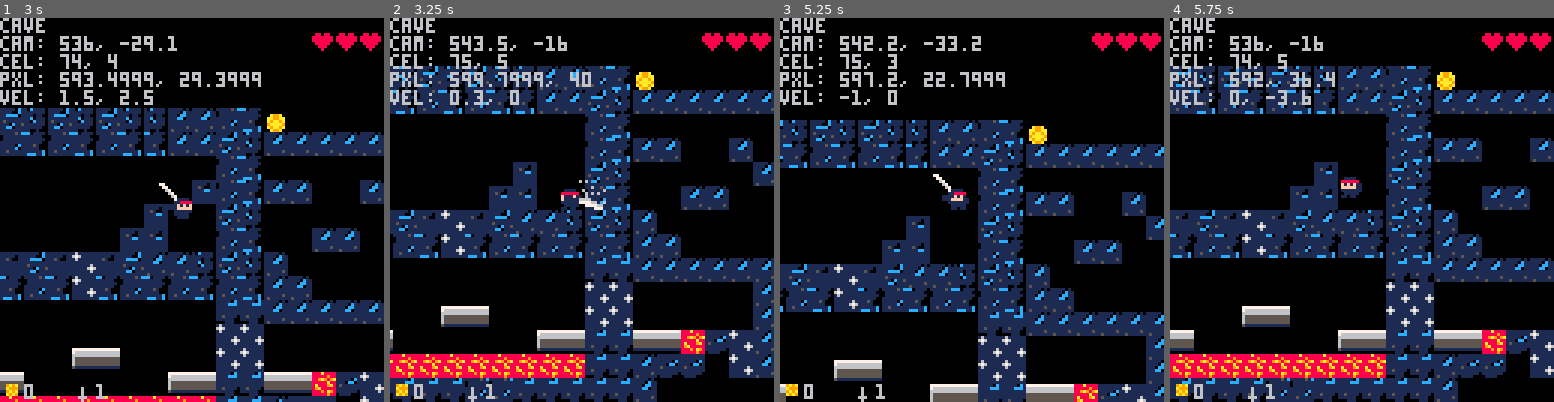
Above: before the commit, frames 1-4 (left to right).
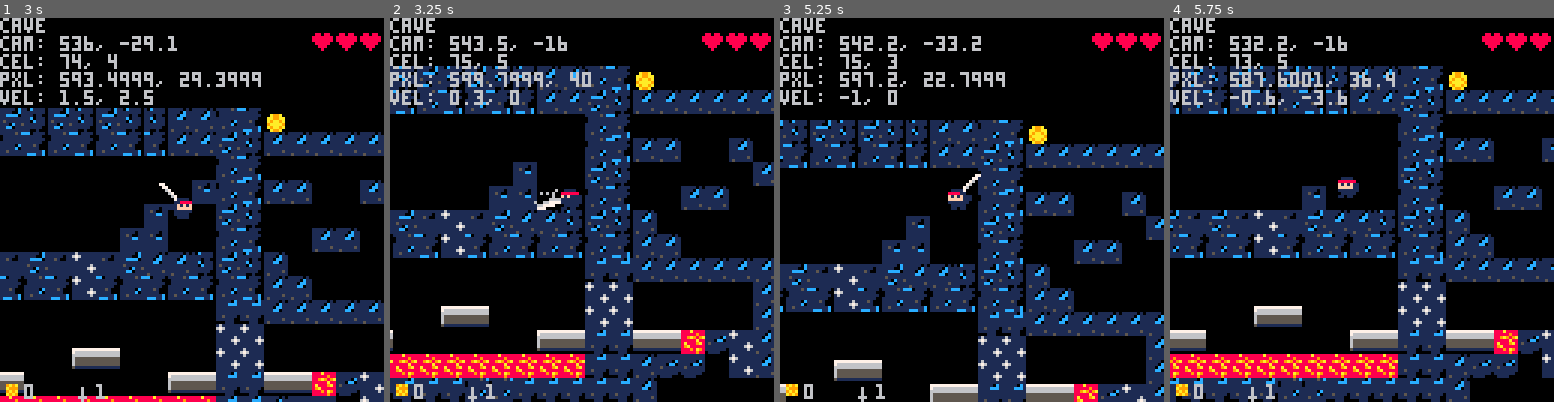
Above: after the commit, the same moments.

Repository: gubblebozer/pico8
Game: PICO-8 cartridge kylen1.p8
Two runs of this game, one before a commit and one after it. Both use one fixed random seed, a clock stepped at 60 frames per second and the inputs below.
Inputs:
- Up to frame 1 (3 s): tap X (X key) at 0.33, 1.07, 1.85, 2.97 s; tap O (Z key) at 0.7, 1.7, 2.1, 2.5, 2.9 s; hold Right 1.6-2.1 s; hold Up 2.15-2.42 s; hold Right from 2.47 s (still down)
- Up to frame 2 (3.25 s): release Right at 3.03 s; hold Left from 3.08 s (still down)
- Up to frame 3 (5.25 s): tap O (Z key) every 0.4 s from 3.3 to 4.9 s; release Left at 3.58 s; hold Down 3.63-3.97 s; hold Right 4.02-4.68 s; tap X (X key) at 4.08, 5.2 s; hold Up 4.73-5.03 s; hold Left from 5.08 s (still down)
- Up to frame 4 (5.75 s): tap O (Z key) at 5.3, 5.7 s; release Left at 5.68 s; hold Down from 5.73 s (still down)

Frame 1 is identical in both runs. In frame 2, 0.3% of the frame differs, in the area x 37-57%, y 42-50%; in frame 3, 0.2%; in frame 4, 23%, in the area x 0-100%, y 4-100%.

Commit message:
Left-facing sword swipe.  Added "whoosh" sound.

Diff:
--- a/kylen1.p8
+++ b/kylen1.p8
@@ -395,15 +395,25 @@
    mset(g.cx, g.cy-1, 0)
    sfx(8) -- xxx
   end
-  if g.swing_fr>2 and fget(mget(g.cx+1,g.cy-1), flag.destroyable) then
-   mset(g.cx+1, g.cy-1, 0)
-   sfx(8) -- xxx
-  end
-  if g.swing_fr>5 and fget(mget(g.cx+1,g.cy), flag.destroyable) then
-   mset(g.cx+1, g.cy, 0)
-   sfx(8) -- xxx
-  end
-  if g.swing_fr>9 then
+  if g.swing_fr>2 then
+   if g.left and fget(mget(g.cx-1,g.cy-1), flag.destroyable) then
+    mset(g.cx-1, g.cy-1, 0)
+    sfx(8) -- xxx
+   elseif not g.left and fget(mget(g.cx+1,g.cy-1), flag.destroyable) then
+    mset(g.cx+1, g.cy-1, 0)
+    sfx(8) -- xxx
+   end
+  end
+  if g.swing_fr>5 then
+   if g.left and fget(mget(g.cx-1,g.cy), flag.destroyable) then
+    mset(g.cx-1, g.cy, 0)
+    sfx(8) -- xxx
+   elseif not g.left and fget(mget(g.cx+1,g.cy), flag.destroyable) then
+    mset(g.cx+1, g.cy, 0)
+    sfx(8) -- xxx
+   end
+  end
+  if g.swing_fr>=10 then
    g.swing=false
   end
  end
@@ -415,6 +425,7 @@
   else
    g.swing=true
    g.swing_fr=0
+   sfx(11)
   end
  end
 
@@ -436,16 +447,30 @@
    spr(g.fb + (g.f/2), g.x, g.y, 1, 1, g.left)
   end
   if g.swing then
-   if g.swing_fr < 2 then
-    spr(192, g.x-8, g.y-8, 2, 2)
-   elseif g.swing_fr < 4 then
-    spr(194, g.x-8, g.y-8, 2, 2)
-   elseif g.swing_fr < 7 then
-    spr(196, g.x, g.y-8, 2, 2)
-   elseif g.swing_fr < 10 then
-    spr(198, g.x, g.y-8, 2, 2)
+   if g.left then
+    if g.swing_fr < 2 then
+     spr(192, g.x, g.y-8, 2, 2, g.left)
+    elseif g.swing_fr < 4 then
+     spr(194, g.x, g.y-8, 2, 2, g.left)
+    elseif g.swing_fr < 6 then
+     spr(196, g.x-8, g.y-8, 2, 2, g.left)
+    elseif g.swing_fr < 8 then
+     spr(198, g.x-8, g.y-8, 2, 2, g.left)
+    else
+     spr(200, g.x-8, g.y-8, 2, 2, g.left)
+    end
    else
-    spr(200, g.x-8, g.y-8, 2, 2)
+    if g.swing_fr < 2 then
+     spr(192, g.x-8, g.y-8, 2, 2)
+    elseif g.swing_fr < 4 then
+     spr(194, g.x-8, g.y-8, 2, 2)
+    elseif g.swing_fr < 6 then
+     spr(196, g.x, g.y-8, 2, 2)
+    elseif g.swing_fr < 8 then
+     spr(198, g.x, g.y-8, 2, 2)
+    else
+     spr(200, g.x, g.y-8, 2, 2)
+    end
    end
   end
  end
@@ -639,11 +664,11 @@
 00000000000000000000000000000000000000006760676000000000000000000000000000000000000000000000000000000000000000000000000000000000
 00000000000000000000000000000000000000006666666600000000000000000000000000000000000000000000000000000000000000000000000000000000
 cccccccccccccccccccccccccccccccccccccccccccccccccccccccccccccccccccccccccccccccc222222222222222200000000000000000000000000000000
-cccccccccccccccccccccccccccccccccccccccccccccccccccccccccccccccccccccccccccccccc222223322222233200000000000000000000000000000000
+cccccccccccccccccccccccccccccccccccccccccccccccccccccccccccccccccccccccccccccccc222223322222233212121212121212121212121212121212
 cccccccccccccccccccccccccccccccccccccccccccccccccccccccccccccccccccccccccccccccc222223222222232200000000000000000000000000000000
-cccccccccccccccccccccccccccccccccccccccccccccccccccccccccccccccccccccccccccccccc222288222228882200000000000000000000000000000000
+cccccccccccccccccccccccccccccccccccccccccccccccccccccccccccccccccccccccccccccccc222288222228882212121212121212121212121212121212
 cccccccccccccccccccccccccccccccccccccccccccccccccccccccbbbbbbbbbbbbbbbbbcccccccc222887822288878200000000000000000000000000000000
-cccccccc44ccccccccccccccccccccc44ccccccccccccccccccccccbbbbbbbbbbbbbbbbbcccccccc222888822288888200000000000000000000000000000000
+cccccccc44ccccccccccccccccccccc44ccccccccccccccccccccccbbbbbbbbbbbbbbbbbcccccccc222888822288888212121212121212121212121212121212
 ccccccc4444ccccccccccccccccccc4444cccccccccccccccccccccbbbbbbbbbbbbbbbbbcccccccc222288222288888200000000000000000000000000000000
 cccccc444444ccccccccccccccccc444444ccccccccccccccccccccbbbbbbbbbbbbbbbbbcccccccc222222222228882200000000000000000000000000000000
 ccccc44444444ccccccccccccccc44444444cccccccccccccccccccbbbbbbbbbbbbbbbbbbbbccccc00000000bbbb33bb00000000000000000000000000000000
@@ -675,17 +700,17 @@
 222222222222222222222227722222222222222222222222222222222222222222222222222222220000000000000000200ffff2200000020000fff222000022
 2222222222222222222222667722222222222222222222222222222222222222222222222222222200000000000000002000000200ff0f02000000022000ff52
 2222772222222222222222226772222222222222222222222222222222222222222222222222222200000000000000002000000200fffff22000022220000502
-22222772222222222222222266772222222222222262622222222222222222222222222222222222000000000000000022000022200000022000002222000022
-22222267222222222222222226672222222222222622622222222226262222222222222222222222000000000000000022000022200000222000022222022022
-22222226722222222222222226672222222222226262262222222222222222222222222222222222000000000000000022022022202202222022022220222202
-22222222672222222222222222677222222222222626666222222222222622222222222222222222000000000000000000000000222222222200002222000022
-22222222271222222222222222211222222222622666777222222222622222262222222222222222000000000000000000000000220000222000000220ffff02
+22222772222222222222222266772222222222222222222222222222222222222222222222222222000000000000000022000022200000022000002222000022
+22222267222222222222222226672222222222222222622222222222222222222222222222222222000000000000000022000022200000222000022222022022
+22222226722222222222222226672222222222222262262222222222222222222222222222222222000000000000000022022022202202222022022220222202
+22222222672222222222222222677222222222222622666222222222222222222222222222222222000000000000000000000000222222222200002222000022
+22222222271222222222222222211222222222622266777222222222622222222222222222222222000000000000000000000000220000222000000220ffff02
 22222222211222222222222222111222221112262677722222222222262626222222222222222222000000000000000000000000288888820000f0f200f0f0f2
-2222222111222222222222222111222222111116777222222211222226222222222222222222222200000000000000000000000000f0f0f22000000200fffff2
-2222222111222222222222222112222222111117722222222211111666622222222222222222222200000000000000000000000000fffff22206602220000002
-22222222222222222222222222222222222222222222222222111117777662262222227777777622000000000000000000000000200000022200002222000022
-22222222222222222222222222222222222222222222222222222222277776622222222266666622000000000000000000000000200000222200002222000022
-22222222222222222222222222222222222222222222222222222222222277722222222222226262000000000000000000000000220220222202202222022022
+2222222111222222222222222111222222111116777222222211222226222222221122222222222200000000000000000000000000f0f0f22000000200fffff2
+2222222111222222222222222112222222111117722222222211111666622222221112222222222200000000000000000000000000fffff22206602220000002
+22222222222222222222222222222222222222222222222222111117777662262211111772222222000000000000000000000000200000022200002222000022
+22222222222222222222222222222222222222222222222222222222277776622222111777222222000000000000000000000000200000222200002222000022
+22222222222222222222222222222222222222222222222222222222222277722222222222222222000000000000000000000000220220222202202222022022
 00000000000000000000000000000000000000000000000000000000000000000000000000000000000000000000000000000000000000002200002222222222
 000000000000000000000000000000000000000000000000000000000000000000000000000000000000000000000000000000000000000020ffff0222000022
 000000000000000000000000000000000000000000000000000000000000000000000000000000000000000000000000000000000000000000f0f0f220000002
@@ -837,164 +862,164 @@
 0000000000000000000000000000000000000000000000000000000000000000000000000000000000000000000000000000000000000000000000000000000000000000000000000000000000000000000000000000000000000000000000000000000000000000000000000000000000000000000000000000000000000000
 __map__
 2020202020202020202020202020202020202020202020202020202020202020202000000000005252525252525252524445424342434243424342434243444041404140414041404141434350512100000000000000000000000000004242424242424242424200000000000000000000000000000000000000000000000000
-20208283848582838485202086878889868788892020202020202020202020200e0f00000000005200212121000052525455525352535253525352535253545051505150515051505151434340414343434343434343434343000021210000000000000000004200000000000000000000000000000000000000000000000000
-20209293949592939495202096979899969898992020202020202020202020201e1f00000000005421520021215452524041000000000000000021212100212100000000210000000000000050510000000000000000006a435b5a00005b5a000000000000004200000000000000000000000000000000000000000000000000
-2020a2a3a4a5a2a3a4a50c20a6a7a8a9a6a7a8a9202020202020202020202c2d2e2f00000000005400000000005452525052424200000000000000520021212100000000000000000000004250514343000043000000006a43212121000000534242000000004200000000000000000000000000000000000000000000000000
-2012b2b3b4b5b2b3b4b52020b6b7b8b9b6b7b8b9202020202020202020203c3d3e3f0000000000545400000052545252404100422152525252510052000040410000000000002121214221214041000000000043430000006200005b5a0000534242000000004200000000404354435443000000000000000000000000000000
-1010101010101010101010101010101010101010101010101010101010101010101000000000000054545400005452525051214242525221522121525000404041000000212121214242212150510000434300004300000062000000000000534242000000524243435443510000000043000000000000000000000000000000
-1010101010101010101010101010101010101010101010101010101010101010101000000000000000005441214242524040212142425221212152520021404040444044404462444043434140414300000000005e004343435b5a00000000005300004242520000000000000043430043000000000000000000000000000000
-10101010101010101010101010101010101010101010101010101010101010101010000000000000000000420000424240402121626221212121212121504040505150515051625150515051505143436e6e6e6e6e6e212143424253535353530000004253530000000000000043430043000000000000000000000000000000
-1010101010101010101010101010101010101010101010101010101010101010101000000000000000000042410000002121212121212121525221212121404000000000000000000000006e52524343434343436e6e6e6e6e6e4200000000000000000000535b5a00005b5a0043006d43000000000000000000000000000000
-1616161616161616161616161616161600000000001616161616161616161616161616161616161616160042424242424016534140522121005200215252404000000000000000000000006e62626e6e216e6e435b5a6e6e6e6e4200424242420042425300535353000000000053766d66434300000000000000000000000000
-161616161616161616161616161616160000000000161616161616161616161616161616161616161621212121212100401600410052400000520040005240405b00000000005b5a0000002162626e6e6e6e6e436e6e6e6e5b5a42004200000000000000005353535b5a00000053004300004300000000000000000000000000
-1616161616161616161616161616161600000000001616161616161616161616161616161616161616160000000000004053004100000000525200000000404021005b5a2121212121215b5a52525a5a635362436e6e6e6e6e5c420042006a6a00000000005353530000005b5a53430043004300000000000000000000000000
-1616161616161616161616161616161600000000001616161616161616161616161616161616161616160000000000004016214040404040404040404040405263636363636363636363636352524353532162436e5b5a6e6e6e426a6a6a6a6a6a6a0000000000000000000000fe000000000043434343000000000000000000
-161616161616161616161616161616160000000000161616161616161616161616161616161616161616000000000000401653404040404040404040404040525252525252525250505252525252436e6e6e6e6e6e6e6e424242424242425353787843535353535353535353fefe434300430043fe0043000000000000000000
-0000000000000000000000000000000000000000001616161616161616161616161616164243424342434243424342434216004041000000000000000000000000434300000000000000006e4343436e6e6e5b5a5a6e426e6e6e6e004343787878787800000000000000000000fe000000427543fe0043000000000000000000
-0000000000000000000000000000000000000000001616161616161616161616161616165253525352535253525352535253005051000000000000000000000000434300000000000000006e4343436e486e6e6e6e6e4278784343437878787878787878000000000043434343fe004343434343fe0043000000000000000000
-4a4a4a4a4a4a484a4a4a4a004a4a4a4a4a4a484a4a4a4a000000000000000000000000006061000000000000000000000000004041000000000000000000000000434300000000000000006e464643494949494949426e6e784378787878787878787878000000000000004300fe000000000000400043000000000000000000
-4946464646464646464649004946464646464646464649000000000000000000000000004161000000000000000000000000535051000000000000000000000000434300000000465200006e434374744343434343436e4343436e43434300000078786b6b0000000043004343fe434343002100210043000000000000000000
-4921212121212121212149004900000000000000000049000000000000000000000000004243424342434243424342434342434041000000000000000000000000434300000048465200006e43437474436e6e6e6e6e6e6e6e6e6e4300430000000000005b5a00000043fefe79fe212121004321214243000000000000000000
-4921212121212121212149004916161621161616160049000000000000000000000000005253525352535253525352535352535051000000000000000000000000434343434343434343434343437443436e4343434343434343434300435b5a000073737373000000435afefefefe215b5a4321212143000000000000000000
-472121215b21212121214700471616212121211616004700000000000000000000000000000000000000000000000000000000000000000000000000000000000043434343434343434343434343746e6e6e436e6e6e6e6e6e6e6e000043737373737373737373000043fe000000fe6600004375757543000000000000000000
-475a5a2121215b5a212147004721212116162121210047000000000000000000000000000000000000000000000000000000000000000000000000000000000000000000004460610000000000000043434343000000000000000000004343434343434343434343434343434343fe4343434343434343000000000000000000
-4921212121212121212149004916161616212121210049000000000000000000000000000000000000000000000000000000000000000000000000000000000000000000004443610000434343434343000000000000000000000000210021000000fefefefefefefefefefefefefefefefe0000000000000000000000000000
-4921215b5a2121212121490049161621212116162100490000000000000000000000000000000000000000000000000000000000000000000000000000000000000000000044435a005b434472727200000000000021212100212100000000000000fefefefefefefefefefefefefefefefe0000000000000000000000000000
-49215b21212121215b5a49004916212121212121212149000000000000000000000000000000000000000000000000000000000000000000000000000000000000000000004443757575434472727272727200000000000000000000000000000000fefefefefefefefefefefefefefefefe0000000000000000000000000000
-4921212121212121212149004916161616161616160049000000000000000000000000000000000000000000000000000000000000000000000000000000000000000000004443434343434400000000000000000000000000000000000000000000fefefefefefefefefefefefefefefefe0000000000000000000000000000
-4a4a4a4a4a574a4a4a4a4a004a4a4a4a4a574a4a4a4a4a000000000000000000000000000000000000000000000000000000000000000000000000000000000000000000000000000000000000000000000000000000000000000000000000000000fefefefefefefefefefefefefefefefe0000000000000000000000000000
-1616161616161616160000000000000000000000000000000000000000000000000000000000000000000000000000000000000000000000000000000000000000000000000000000000000000000000000000000000000000000000000000000000fefefefefefefefefefefefefefefefe0000000000000000000000000000
-0000000000000000000000000000000000000000000000000000000000000000000000000000000000000000000000000000000000000000000000000000000000000000000000000000000000000000000000000000000000000000000000000000fefefefefefefefefefefefefefefefe0000000000000000000000000000
-0000000000000000000000000000000000000000000000000000000000000000000000000000000000000000000000000000000000000000000000000000000000000000000000000000000000000000000000000000000000000000000000000000000000000000000000000000000000000000000000000000000000000000
-0000000000000000000000000000000000000000000000000000000000000000000000000000000000000000000000000000000000000000000000000000000000000000000000000000000000000000000000000000000000000000000000000000000000000000000000000000000000000000000000000000000000000000
-0000000000000000000000000000000000000000000000000000000000000000000000000000000000000000000000000000000000000000000000000000000000000000000000000000000000000000000000000000000000000000000000000000000000000000000000000000000000000000000000000000000000000000
-…(130 lines of a section not shown)…
+20208283848582838485202086878889868788892020202020202020202020200e0f00000000005200212121000052525455525352535253525352535253545051505150515051505151434340414343434343434343434343000021210000000000000000004221212121212121212121212121212121212121212121212121
+20209293949592939495202096979899969898992020202020202020202020201e1f00000000005421520021215452524041000000000000000021212100212100000000210000000000000050510000000000000000006a435b5a00005b5a000000000000004221212121212121212121212121212121212121212121212121
+2020a2a3a4a5a2a3a4a50c20a6a7a8a9a6a7a8a9202020202020202020202c2d2e2f00000000005400000000005452525052424200000000000000520021212100000000000000000000004250514343000043000000006a43212121000000534242000000004221212121212121212121212121212121212121212121212121
+2012b2b3b4b5b2b3b4b52020b6b7b8b9b6b7b8b9202020202020202020203c3d3e3f0000000000545400000052545252404100422152525252510052000040410000000000002121214221214041000000000043430000006200005b5a0000534242000000004221212121404354435443212121212121212121212121212121
+1010101010101010101010101010101010101010101010101010101010101010101000000000000054545400005452525051214242525221522121525000404041000000212121214242212150510000434300004300000062000000000000534242000000524243435443510000000043212121212121212121212121212121
+1010101010101010101010101010101010101010101010101010101010101010101000000000000000005441214242524040212142425221212152520021404040444044404462444043434140414300000000005e004343435b5a00000000005300004242520000000000000043430043212121212121212121212121212121
+10101010101010101010101010101010101010101010101010101010101010101010000000000000000000420000424240402121626221212121212121504040505150515051625150515051505143436e6e6e6e6e6e212143424253535353530000004253530000000000000043430043212121212121212121212121212121
+1010101010101010101010101010101010101010101010101010101010101010101000000000000000000042410000002121212121212121525221212121404000000000000000000000006e52524343434343436e6e6e6e6e6e4200000000000000000000535b5a00005b5a0043006d43212121212121212121212121212121
+1616161616161616161616161616161600000000001616161616161616161616161616161616161616160042424242424016534140522121005200215252404000000000000000000000006e62626e6e216e6e435b5a6e6e6e6e4200424242420042425300535353000000000053766d66434321212121212121212121212121
+161616161616161616161616161616160000000000161616161616161616161616161616161616161621212121212100401600410052400000520040005240405b00000000005b5a0000002162626e6e6e6e6e436e6e6e6e5b5a42004200000000000000005353535b5a00000053004300004321212121212121212121212121
+1616161616161616161616161616161600000000001616161616161616161616161616161616161616160000000000004053004100000000525200000000404021005b5a2121212121215b5a52525a5a635362436e6e6e6e6e5c420042006a6a00000000005353530000005b5a53430043004321212121212121212121212121
+1616161616161616161616161616161600000000001616161616161616161616161616161616161616160000000000004016214040404040404040404040405263636363636363636363636352524353532162436e5b5a6e6e6e426a6a6a6a6a6a6a000000000000000000000021000000000043434343212121212121212121
+161616161616161616161616161616160000000000161616161616161616161616161616161616161616000000000000401653404040404040404040404040525252525252525250505252525252436e6e6e6e6e6e6e6e4242424242424253537878435353535353535353532121434300430043210043212121212121212121
+0000000000000000000000000000000000000000001616161616161616161616161616164243424342434243424342434216004041000000000000000000000000434300000000000000006e4343436e6e6e5b5a5a6e426e6e6e6e00434378787878780000000000000000000021000000427543210043212121212121212121
+0000000000000000000000000000000000000000001616161616161616161616161616165253525352535253525352535253005051000000000000000000000000434300000000000000006e4343436e486e6e6e6e6e427878434343787878787878787800000000004343434321004343434343210043212121212121212121
+4a4a4a4a4a4a484a4a4a4a004a4a4a4a4a4a484a4a4a4a000000000000000000000000006061000000000000000000000000004041000000000000000000000000434300000000000000006e464643494949494949426e6e78437878787878787878787800000000000000430021000000000000400043212121212121212121
+4946464646464646464649004946464646464646464649000000000000000000000000004161000000000000000000000000535051000000000000000000000000434300000000465200006e434374744343434343436e4343436e43434300000078786b6b000000004300434321434343002100210043212121212121212121
+4921212121212121212149004900000000000000000049000000000000000000000000004243424342434243424342434342434041000000000000000000000000434300000048465200006e43437474436e6e6e6e6e6e6e6e6e6e4321430000000000005b5a0000004321217921212121004321214243212121212121212121
+4921212121212121212149004916161621161616160049000000000000000000000000005253525352535253525352535352535051000000000000000000000000434343434343434343434343437443436e4343434343434343434321435b5a000073737373000000435a21212121215b5a4321212143212121212121212121
+472121215b21212121214700471616212121211616004700000000000000000000000000000000000000000000000000000000000000000000000000000000000043434343434343434343434343746e6e6e436e6e6e6e6e6e6e6e21214373737373737373737300004321000000216600004375757543212121212121212121
+475a5a2121215b5a212147004721212116162121210047000000000000000000000000000000000000000000000000000000000000000000000000000000000000000000004460610000000000000043434343212121212121212121214343434343434343434343434343434343214343434343434343212121212121212121
+4921212121212121212149004916161616212121210049000000000000000000000000000000000000000000000000000000000000000000000000000000000000000000004443610000434343434343000000212121212121212121212121212121212121212121212121212121212121212121212121212121212121212121
+4921215b5a2121212121490049161621212116162100490000000000000000000000000000000000000000000000000000000000000000000000000000000000000000000044435a005b434472727200000000212121212121212121212121212121212121212121212121212121212121212121212121212121212121212121
+49215b21212121215b5a49004916212121212121212149000000000000000000000000000000000000000000000000000000000000000000000000000000000000000000004443757575434472727272727200212121212121212121212121212121212121212121212121212121212121212121212121212121212121212121
+4921212121212121212149004916161616161616160049000000000000000000000000000000000000000000000000000000000000000000000000000000000000000000004443434343434400000000000000212121212121212121212121212121212121212121212121212121212121212121212121212121212121212121
+4a4a4a4a4a574a4a4a4a4a004a4a4a4a4a574a4a4a4a4a000000000000000000000000000000000000000000000000000000000000000000000000000000000000000000000000000000000000000000000000212121212121212121212121212121212121212121212121212121212121212121212121212121212121212121
+1616161616161616160000000000000000000000000000000000000000000000000000000000000000000000000000000000000000000000000000000000000000000000000000000000000000000000000000212121212121212121212121212121212121212121212121212121212121212121212121212121212121212121
+0000000000000000000000000000000000000000000000000000000000000000000000000000000000000000000000000000000000000000000000000000000000000000000000000000000000000000000000212121212121212121212121212121212121212121212121212121212121212121212121212121212121212121
+0000000000000000000000000000000000000000000000000000000000000000000000000000000000000000000000000000000000000000000000000000000000000000000000000000000000000000000000212121212121212121212121212121212121212121212121212121212121212121212121212121212121212121
+0000000000000000000000000000000000000000000000000000000000000000000000000000000000000000000000000000000000000000000000000000000000000000000000000000000000000000000000212121212121212121212121212121212121212121212121212121212121212121212121212121212121212121
+0000000000000000000000000000000000000000000000000000000000000000000000000000000000000000000000000000000000000000000000000000000000000000000000000000000000000000000000212121212121212121212121212121212121212121212121212121212121212121212121212121212121212121
+…(130 lines of a section not shown)…
Not shown, changed: the sound effects (__sfx__) section of kylen1.p8
